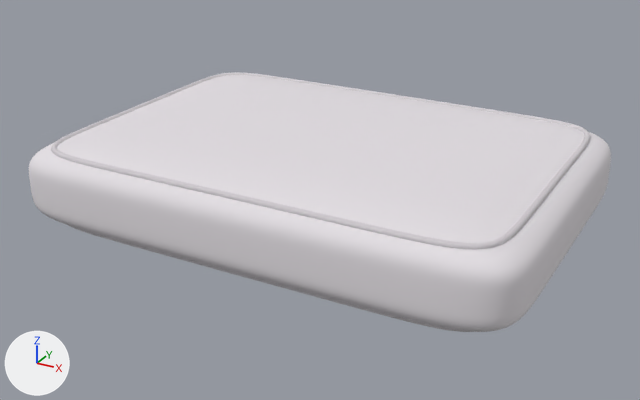
What one commit did to the glTF model assets/models/n03.glb.
Rendered twice from a 50 mm lens placed at (0.549, -1.015, 0.528), pointed at (0.002, -0.019, 0.03). The lights are fixed; the arrows at lower left show +X, +Y and +Z. The picture after the commit comes second. Where no turn or scale is listed for an object, it has been applied to the vertices.

The first picture shows 'geometry_0', 'geometry_1', 'geometry_2'.
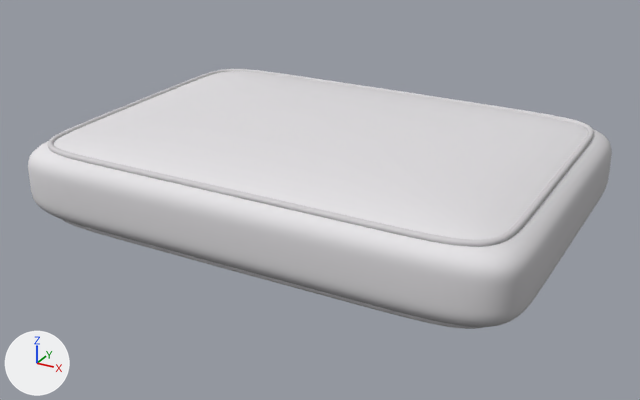
Changed parts and their boxes [x1, y1, x2, y2] in the pictures (640 x 400 px; the box of a moved part takes in the faces that stretch with it):
'geometry_0', moved: before [29, 75, 611, 332]; after [28, 71, 612, 327]
'geometry_2', recoloured, rescaled: before [51, 72, 590, 250]; after [47, 69, 594, 247]
'geometry_1', recoloured, moved (mostly hidden): before [68, 225, 470, 332]; after [62, 219, 483, 329]
part 2 of me_geometry_2, moved or reshaped: before [51, 72, 590, 250]; after [47, 69, 594, 247]

What changed in the scene script:
```text
Change mat_material_0:
    where n0 = _N.new('ShaderNodeBsdfPrincipled'); n0.name = 'Principled BSDF'
    remove n0.inputs[0].default_value = (0.773, 0.737, 0.773, 1.0)  # 'Base Color', light grey #e4dfe4
    add n2 = _N.new('ShaderNodeMix'); n2.name = 'Mix'
    add n2.data_type = 'RGBA'
    add n2.blend_type = 'MULTIPLY'
    add n2.inputs[0].default_value = 1.0  # 'Factor'
    add n2.inputs[7].default_value = (0.851, 0.835, 0.859, 1.0)  # 'B', white #eeecee
    add n3 = _N.new('ShaderNodeVertexColor'); n3.name = 'Color Attribute'
    add _L.new(n2.outputs[2], n0.inputs[0])  # 'Result' to 'Base Color'
    add _L.new(n3.outputs[0], n2.inputs[6])  # 'Color' to 'A'
Change mat_material_1:
    where n0 = _N.new('ShaderNodeBsdfPrincipled'); n0.name = 'Principled BSDF'
    remove n0.inputs[0].default_value = (0.643, 0.612, 0.643, 1.0)  # 'Base Color', light grey #d2cdd2
    add n2 = _N.new('ShaderNodeMix'); n2.name = 'Mix'
    add n2.data_type = 'RGBA'
    add n2.blend_type = 'MULTIPLY'
    add n2.inputs[0].default_value = 1.0  # 'Factor'
    add n2.inputs[7].default_value = (0.71, 0.694, 0.714, 1.0)  # 'B', light grey #dbd9dc
    add n3 = _N.new('ShaderNodeVertexColor'); n3.name = 'Color Attribute'
    add _L.new(n2.outputs[2], n0.inputs[0])  # 'Result' to 'Base Color'
    add _L.new(n3.outputs[0], n2.inputs[6])  # 'Color' to 'A'
Change me_geometry_0:
    used by ob_geometry_0; location = (0.0, 0.0, 0.064)
    remove me_geometry_0.from_pydata(...)  # 16068 vertices, 32060 faces; spans x -0.35..0.35, y -0.25..0.25, z -0.064..0.064
    add me_geometry_0.from_pydata(...)  # 16068 vertices, 32060 faces; spans x -0.35..0.35, y -0.25..0.25, z -0.07..0.07
    me_geometry_0 part 1: vertex colours changed
    edits to the shape of me_geometry_0 do not show in these pictures
Change me_geometry_2:
    used by ob_geometry_2; location = (0.0, 0.0, 0.064)
    remove me_geometry_2.from_pydata(...)  # 2160 vertices, 4320 faces; spans x -0.321..0.321, y -0.231..0.231, z 0.045..0.053
    add me_geometry_2.from_pydata(...)  # 2160 vertices, 4320 faces; spans x -0.325..0.325, y -0.233..0.233, z 0.044..0.053
    me_geometry_2 part 2: the whole mesh is scaled about its middle by (1.01, 1.01, 1.05), then moved by (0.0, 0.0, -0.001)
    me_geometry_2 part 3: vertex colours changed
Change ob_geometry_0:
    ob_geometry_0.location: (0.0, 0.0, 0.064) -> (0.0, 0.0, 0.07)
Change ob_geometry_1:
    ob_geometry_1.location: (0.0, 0.0, 0.064) -> (0.0, 0.0, 0.07)
Change ob_geometry_2:
    ob_geometry_2.location: (0.0, 0.0, 0.064) -> (0.0, 0.0, 0.07)
```
